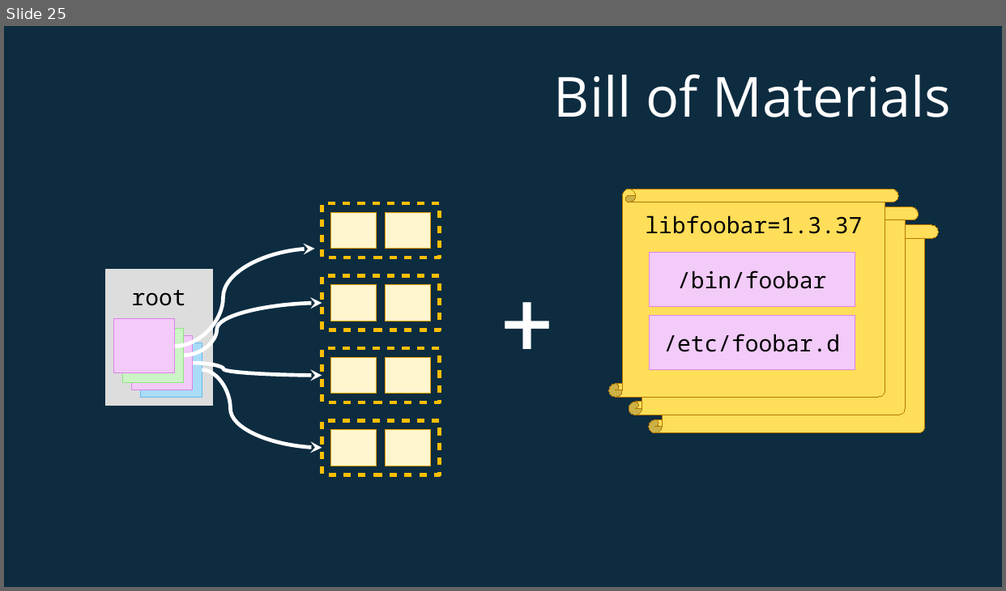
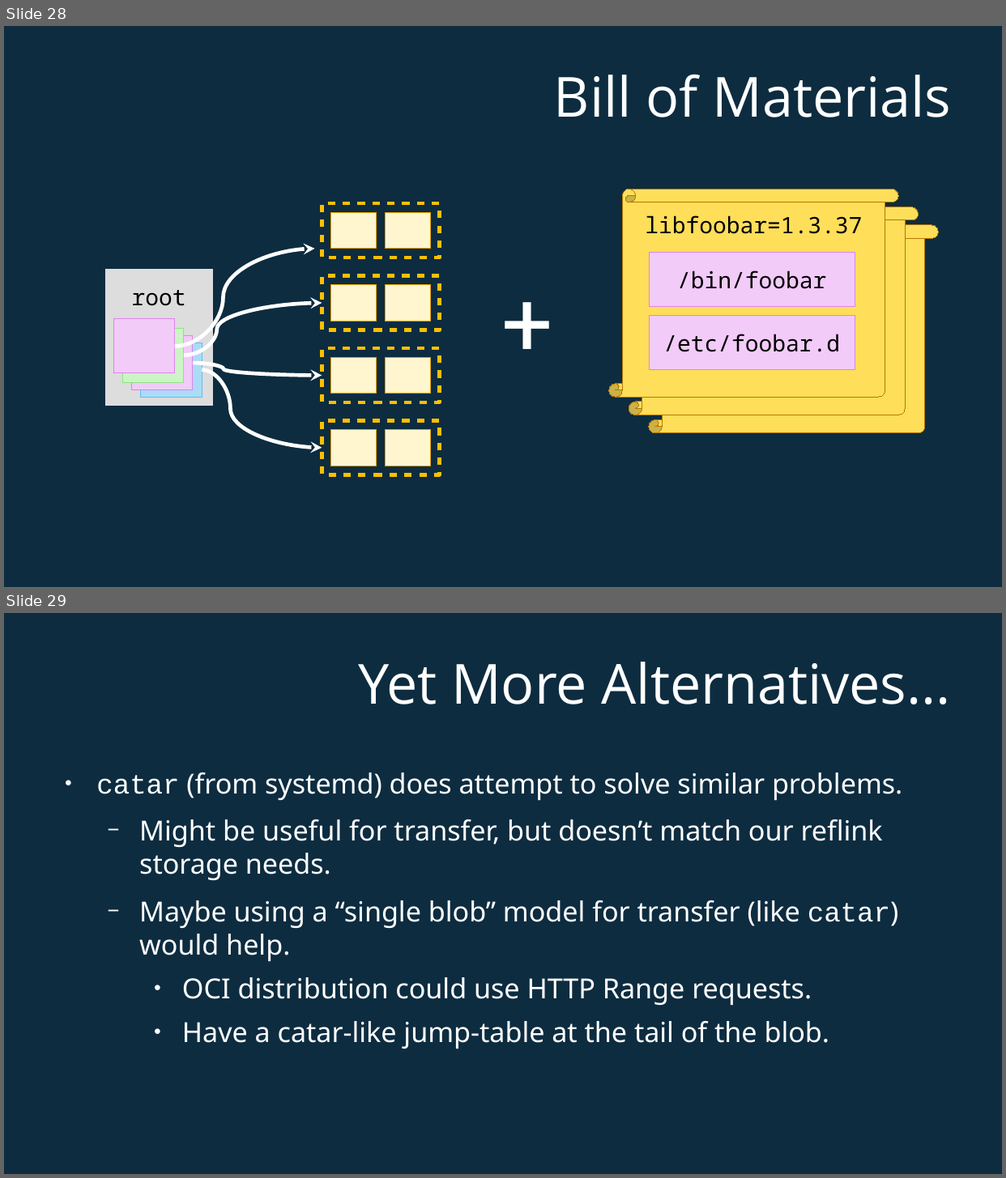
Before and after one commit to cyphar/talks, a slide deck: 2020/01-linux-conf-au/ociv2/container-images-considered-harmful.odp. Shown one above the other, each under a label of ours: slide 25 before the commit, slides 28 and 29 after it. The pictures are 1006x591 and 1006x1178 pixels, drawn with LibreOffice and Linux fonts; fonts in the diff are those of the drawing. Boxes give left, top, right and bottom in pixels: in the first picture for what was removed or moved away, otherwise in the second. Text is boxed around its words. In the diff, an @@ line names an element or a change of style, - is before the commit and + after.

```diff
--- a/2020/01-linux-conf-au/ociv2/container-images-considered-harmful.odp
+++ b/2020/01-linux-conf-au/ociv2/container-images-considered-harmful.odp
@@ slide 29 added at (4, 613, 1002, 1174), background #0D2C40 @@
@@ title added at (358, 662, 951, 705), 44 pt, text #FFFFFF @@
+Yet More Alternatives...
@@ text added at (96, 773, 902, 1050), 22 pt, text #FFFFFF @@
+● catar (from systemd) does attempt to solve similar problems.
+  − Might be useful for transfer, but doesn’t match our reflink storage needs.
+  − Maybe using a “single blob” model for transfer (like catar) would help.
+    ● OCI distribution could use HTTP Range requests.
+    ● Have a catar-like jump-table at the tail of the blob.
@@ what was slide 25 is now slide 28 @@
```
Also in this commit, not shown: 3 slides changed, 5 other slides added, 1 other file.
